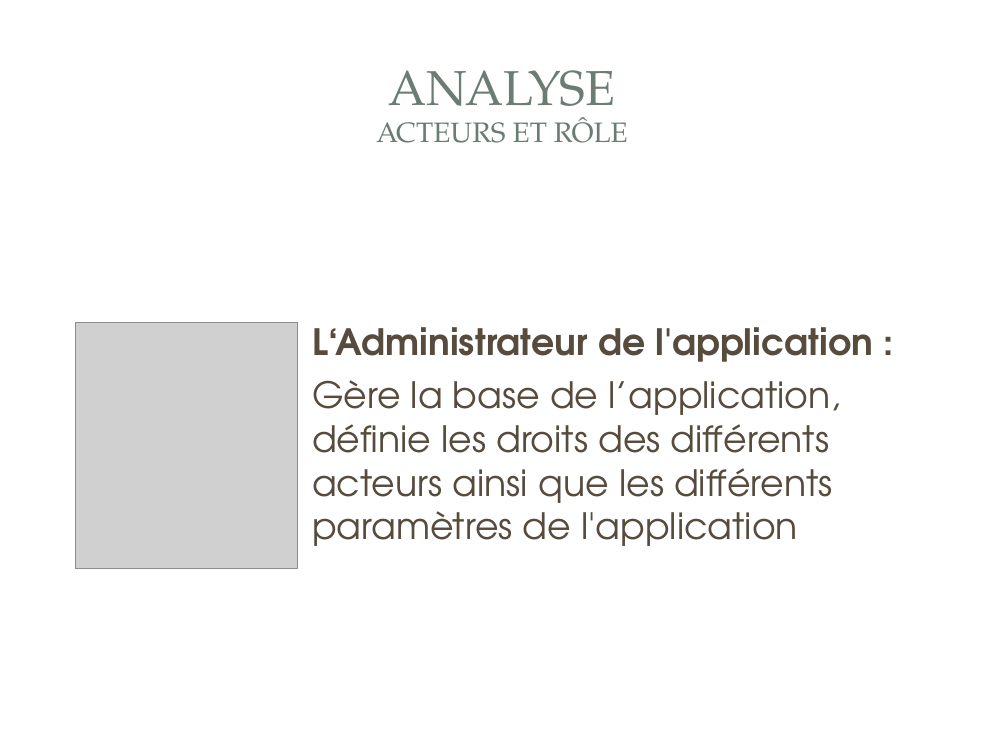
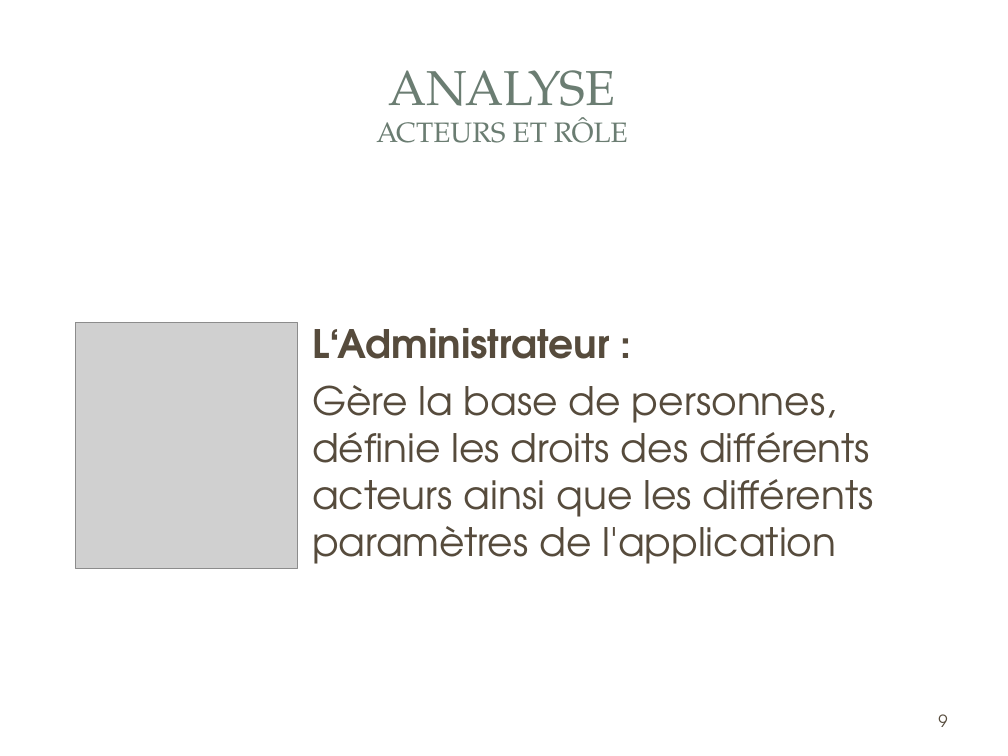
Before and after one commit to gestionsAbsences/gestionAbsences, a slide deck: slide 9 of Projet/Dossier/Fred/COURIOL_Fred_Présentation.ppt. Drawn at 1008x756 pixels with LibreOffice and Linux fonts; fonts in the diff are those of the drawing; grey boxes stand for pictures; background and template pictures are left out. Boxes give left, top, right and bottom in pixels: in the first picture for what was removed or moved away, otherwise in the second. Text is boxed around its words. In the diff, an @@ line names an element or a change of style, - is before the commit and + after.

```diff
--- a/Projet/Dossier/Fred/COURIOL_Fred_Présentation.ppt
+++ b/Projet/Dossier/Fred/COURIOL_Fred_Présentation.ppt
@@ text at (312, 328, 874, 564): text changed; size 25.9 to 28 pt @@
-L‘Administrateur de l'application :
-Gère la base de l’application, définie les droits des différents acteurs ainsi que les différents paramètres de l'application
+L‘Administrateur :
+Gère la base de personnes, définie les droits des différents acteurs ainsi que les différents paramètres de l'application
@@ page number added at (938, 714, 947, 727), 12 pt, text #564B3C @@
+9
```
Also in this commit, not shown: 34 other slides changed, 3 slides added, 1 slide removed, 5 other files.
